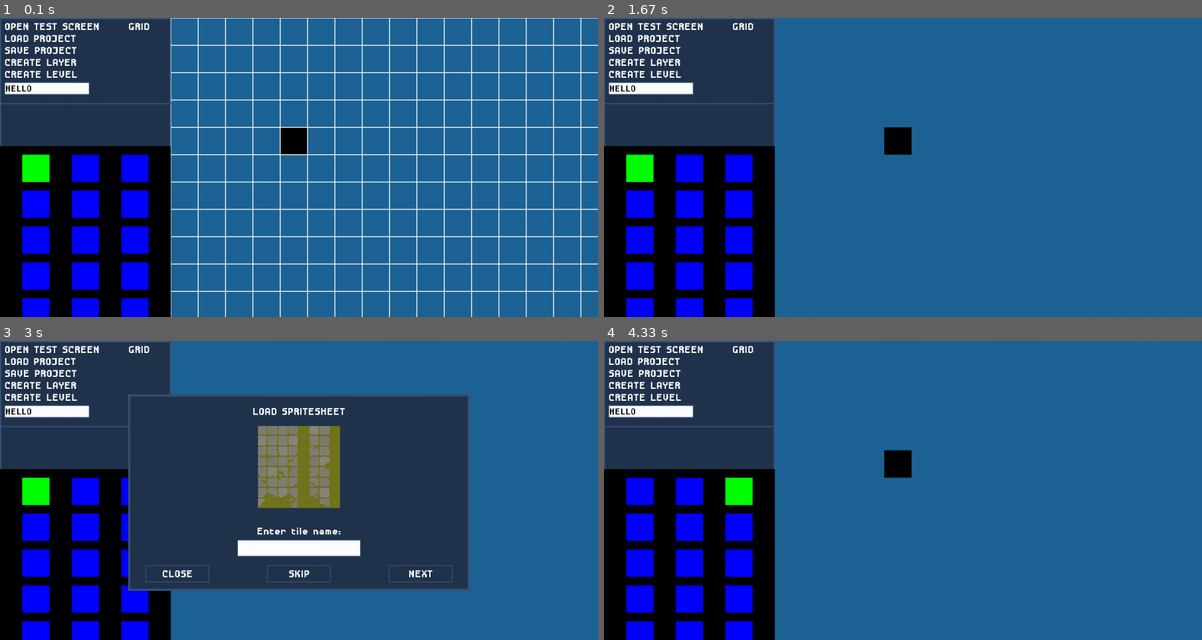
Above: before the commit, frames 1-4 (two rows, left to right).
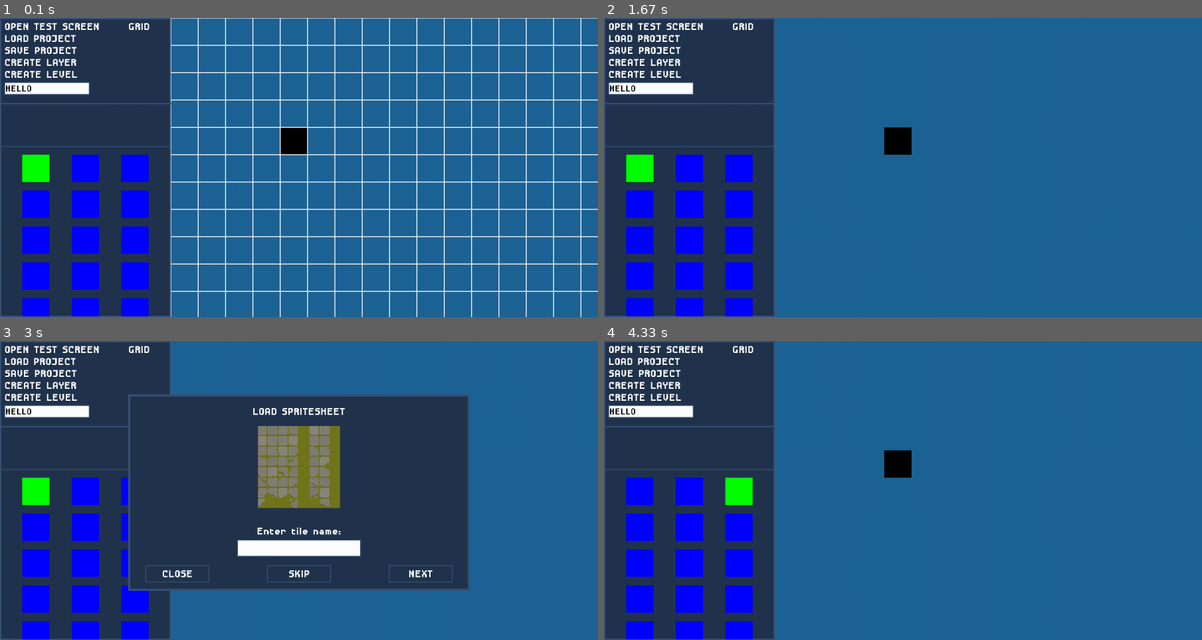
Above: after the commit, the same moments.

Repository: ImYourDope/PyGameLevelDesigner
Game: pygame game, started from main.py
The game is run twice, just before and just after one commit, with the same random seed, the same clock (stepped at 60 frames per second) and the same inputs.
Inputs (mouse positions are in pixels of both pictures, inside the frame that each line leads up to):
- Up to frame 1 (0.1 s): no input
- Up to frame 2 (1.67 s): press the mouse at (741, 26) at 0.37 s; move the mouse to (891, 50) at 0.47 s; release the mouse at (1034, 74) at 0.6 s; press the mouse at (657, 26) at 0.7 s; move the mouse to (681, 44) at 0.8 s; release the mouse at (705, 59) at 0.93 s; press the mouse at (1022, 251) at 1.03 s; move the mouse to (1064, 161) at 1.13 s; release the mouse at (1100, 71) at 1.27 s; press the mouse at (765, 248) at 1.37 s; move the mouse to (914, 149) at 1.47 s; release the mouse at (1058, 53) at 1.6 s
- Up to frame 3 (3 s): press the mouse at (53, 349) at 1.7 s; move the mouse to (89, 391) at 1.8 s; release the mouse at (125, 433) at 1.93 s; press the mouse at (299, 547) at 2.03 s; move the mouse to (281, 487) at 2.13 s; release the mouse at (263, 424) at 2.27 s; click (191, 598) at 2.38 s; press the mouse at (400, 571) at 2.7 s; move the mouse to (340, 583) at 2.8 s; release the mouse at (275, 595) at 2.93 s
- Up to frame 4 (4.33 s): press the mouse at (1004, 571) at 3.03 s; move the mouse to (885, 556) at 3.13 s; release the mouse at (759, 544) at 3.27 s; press the mouse at (1022, 574) at 3.37 s; move the mouse to (1070, 490) at 3.47 s; release the mouse at (1118, 406) at 3.6 s; click "CREATE LEVEL" at 3.72 s; click (735, 478) at 4.05 s

The runs differ from the first frame. In frame 1, 11% of the frame differs, in the area x 0-29%, y 42-100%; in frame 2, 11%; in frame 3, 8.7%; in frame 4, 11%.

Commit message:
Created border for ScrollList@

Diff:
--- a/DOM/Layout.py
+++ b/DOM/Layout.py
@@ -1,8 +1,8 @@
 import pygame
+from random import randint
 
 from DOM import DOMEventElement, layout_manager
 from settings import ui_main_color, popup_screen_border_color
-
 
 class Layout:
     DEFAULT = {
@@ -13,11 +13,15 @@
     }
 
     def __init__(self, dom, properties):
+        self.id = properties['id'] if 'id' in properties else randint(0, 10**10)
+
+
         self.properties = properties
         self.dom = dict()
         self.data = {
             'object in focus': None
         }
+        self.state = {}
         for elem in dom:
             self.dom[elem.id] = DOMEventElement(elem)
 
@@ -95,8 +99,9 @@
                 else:
                     elem.props['hover'] = False
         elif event.type == pygame.MOUSEWHEEL:
-            if self.data['object in focus'] is not None:
-                self.dom[self.data['object in focus']].process_event('scroll', event)
+            for elem in self.dom.values():
+                if elem.props['hover']:
+                    elem.process_event('scroll', event)
 
     def disable(self):
         self.change_focus(None)
@@ -111,6 +116,15 @@
         return (self.properties['x'],
                 self.properties['y'])
 
+    def set(self, var, value):
+        self.state[var] = var
+
+    def get(self, var):
+        return self.state[var]
+
+    def reset(self):
+        self.state = {}
+
     def draw(self, screen):
         if 'id' not in self.__dict__ or self.id != 'root':
             surface = pygame.Surface(self.rect())
--- a/Interface/ScrollList.py
+++ b/Interface/ScrollList.py
@@ -43,6 +43,7 @@
         self.active = 0
         self.scroll_pos = 0
         self.surface = pygame.Surface((properties['width'], 10 ** 4))
+        self.surface.set_colorkey('black')
         self.update_surface()
         self.align = properties['align']
 
@@ -71,6 +72,7 @@
     def draw(self, screen):
         sub_surface = self.surface.subsurface((0, self.scroll_pos), self.dimentions)
         screen.blit(sub_surface, self.pos)
+        pygame.draw.rect(screen, popup_screen_border_color, (self.pos, self.dimentions), 2)
 
     def mouse_collision(self, cors):
         return self.rect.collidepoint(cors)
